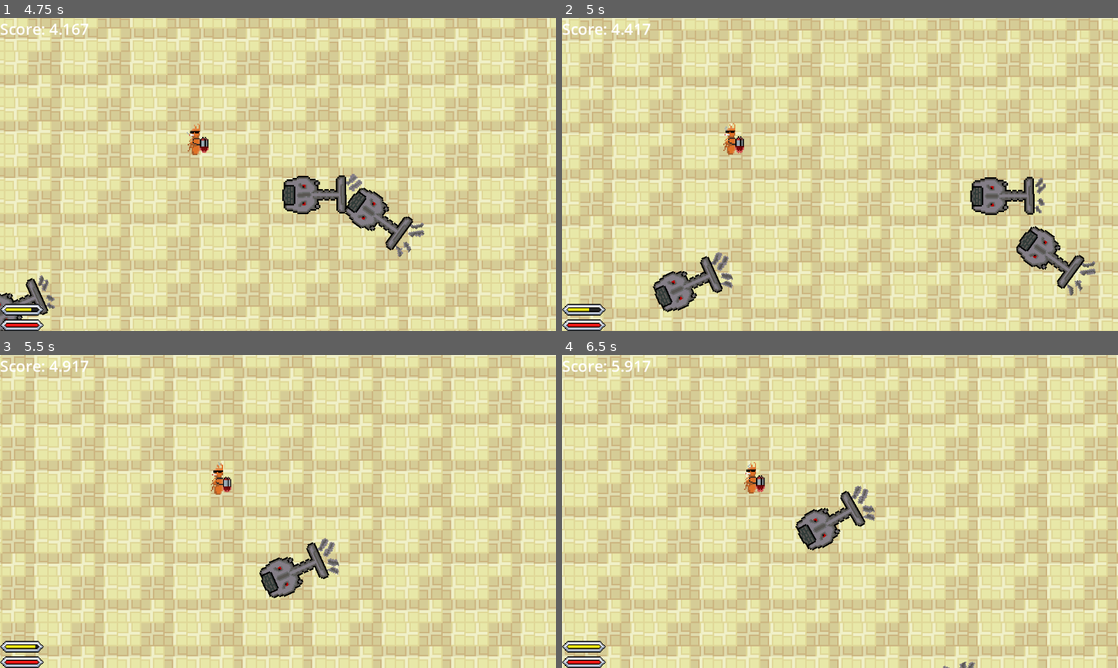
Above: before the commit, frames 1-4 (two rows, left to right).
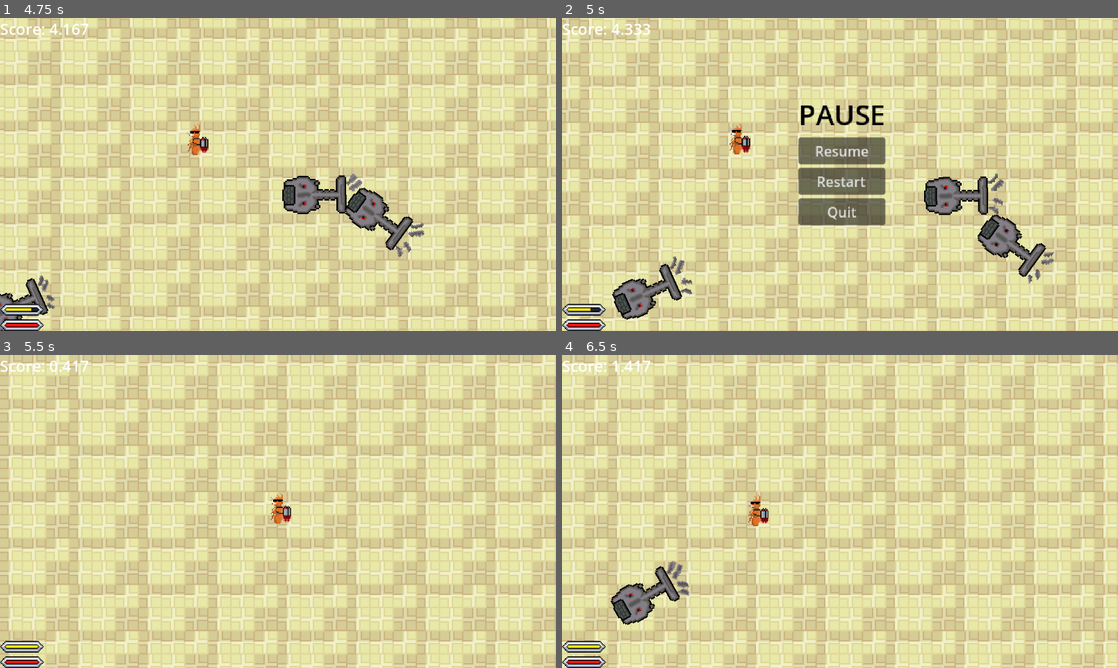
Above: after the commit, the same moments.

Repository: MikaYusub/AntGame
Game: Godot game, scene res://Scenes/Level/MainMenu.tscn
The game is run twice, just before and just after one commit, with the same random seed, the same clock (stepped at 60 frames per second) and the same inputs.
Inputs (mouse positions are in pixels of both pictures, inside the frame that each line leads up to):
- Up to frame 1 (4.75 s): click "EASY" at 0.5 s; hold D (right) 1.28-2.03 s; hold Shift (sprint) 1.28-2.03 s; hold S (down) 2.03-2.78 s; tap Shift (sprint) at 2.1, 3.6 s; hold D (right) 2.78-3.53 s; hold Shift (sprint) 2.78-3.53 s; hold Up (up) 3.53-4.28 s; hold A (left) from 4.28 s (still down); hold Shift (sprint) from 4.28 s (still down)
- Up to frame 2 (5 s): keep holding A (left); keep holding Shift (sprint); tap Escape (pause, bound only after the commit) at 4.9 s
- Up to frame 3 (5.5 s): release A (left) at 5 s; release Shift (sprint) at 5 s; click (278, 517) at 5 s, where only the run after the commit has a clickable "Restart"
- Up to frame 4 (6.5 s): hold A (left) from 5.78 s (still down); tap Shift (sprint) at 5.85 s

Frame 1 is identical in both runs. In frame 2, 51% of the frame differs, in the area x 0-100%, y 0-100%; in frame 3, 47%; in frame 4, 55%.

Commit message:
notes addition and build scripts

Diff:
--- a/project.godot
+++ b/project.godot
@@ -55,6 +55,12 @@
 "events": [Object(InputEventKey,"resource_local_to_scene":false,"resource_name":"","device":-1,"window_id":0,"alt_press …(195 unchanged characters)…
 ]
 }
+pause={
+"deadzone": 0.5,
+"events": [Object(InputEventKey,"resource_local_to_scene":false,"resource_name":"","device":-1,"window_id":0,"alt_pressed":false,"shift_pressed":false,"ctrl_pressed":false,"meta_pressed":false,"pressed":false,"keycode":0,"physical_keycode":4194305,"key_label":0,"unicode":0,"location":0,"echo":false,"script":null)
+, Object(InputEventKey,"resource_local_to_scene":false,"resource_name":"","device":-1,"window_id":0,"alt_pressed":false,"shift_pressed":false,"ctrl_pressed":false,"meta_pressed":false,"pressed":false,"keycode":0,"physical_keycode":80,"key_label":0,"unicode":112,"location":0,"echo":false,"script":null)
+]
+}
 
 [layer_names]
 
Not shown, added: build_web.sh
Not shown, changed: notes.md
Not shown, added: publish_web.sh
